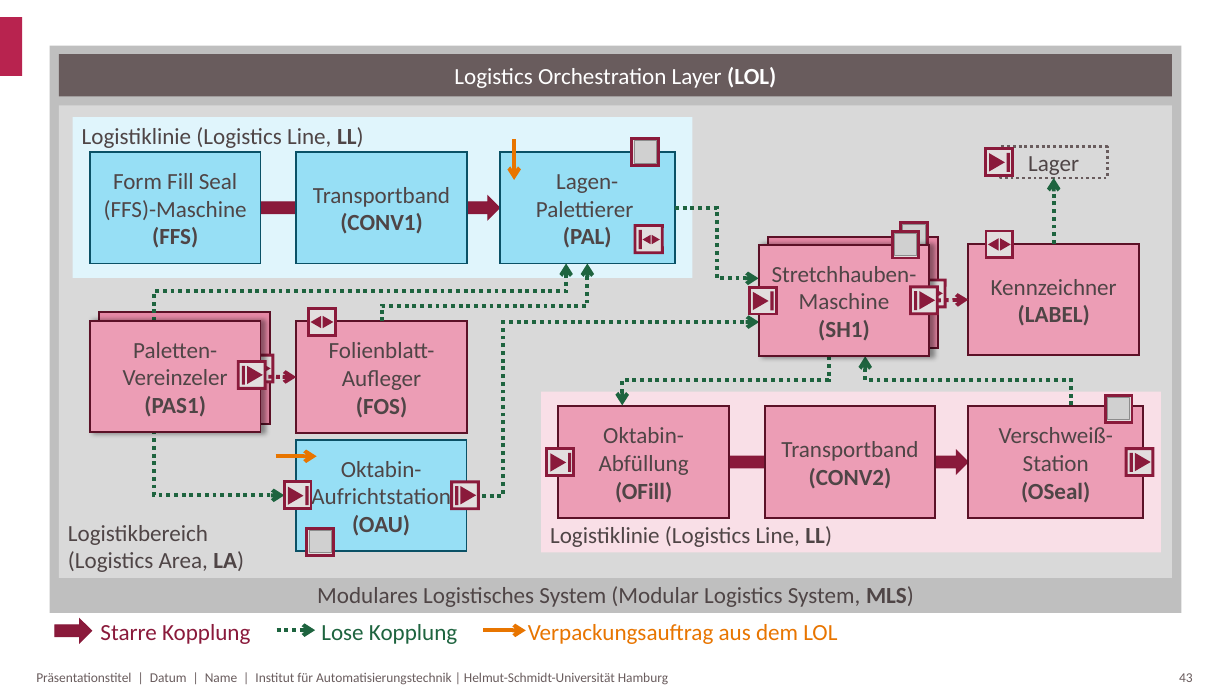
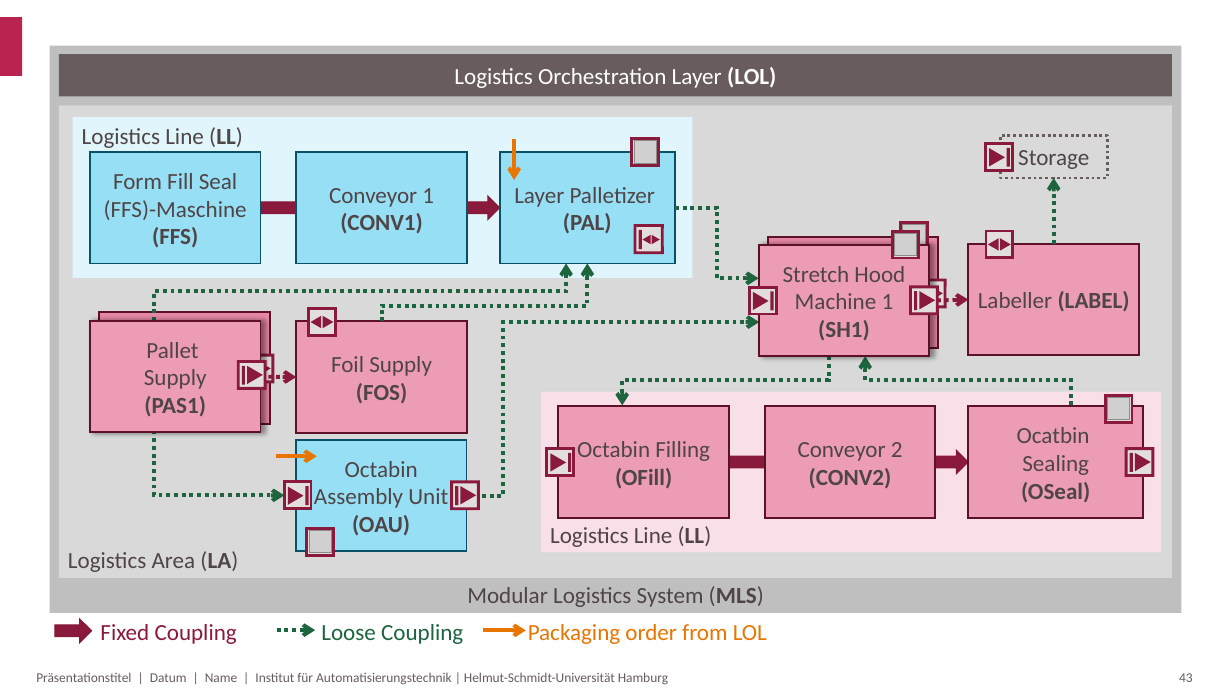
Before and after one commit to Blumi102/MTP4Logistics, a slide deck: slide 44 of Images/Abbildungen.pptx. Drawn at 1232x693 pixels with LibreOffice and Linux fonts; fonts in the diff are those of the drawing; grey boxes stand for pictures; background and template pictures are left out. Boxes give left, top, right and bottom in pixels: in the first picture for what was removed or moved away, otherwise in the second. Text is boxed around its words. In the diff, an @@ line names an element or a change of style, - is before the commit and + after.

```diff
--- a/Images/Abbildungen.pptx
+++ b/Images/Abbildungen.pptx
@@ rectangle added at (49,45,1181,651), fill #FFFFFF @@
@@ text in rectangle at (82,127,243,148): text changed @@
-Logistiklinie (Logistics Line, LL)
+Logistics Line (LL)
@@ 2 rectangles, 1 triangle: place and size @@
-2 rectangles, 1 triangle at (986,149,1013,176)
+2 rectangles, 1 triangle at (986,143,1013,170)
@@ rectangle "Storage": place and size @@
-rectangle "Storage" at (1000,147,1107,178)
+rectangle "Storage" at (1000,136,1107,178)
@@ text in rectangle at (1018,150,1089,169): text changed @@
-Lager
+Storage
@@ text in rectangle at (329,188,434,233): text changed @@
-Transportband (CONV1)
+Conveyor 1 (CONV1)
@@ text in rectangle at (514,187,655,207): text changed @@
-Lagen-
-Palettierer
+Layer Palletizer
@@ text in rectangle at (783,266,905,309): text changed @@
-Stretchhauben-Maschine
+Stretch Hood Machine 1
@@ text in rectangle at (978,291,1130,311): text changed @@
-Kennzeichner (LABEL)
+Labeller (LABEL)
@@ text in rectangle at (144,342,207,389): text changed @@
-Paletten-Vereinzeler
+Pallet
+Supply
@@ text in rectangle at (331,356,432,376): text changed @@
-Folienblatt-Aufleger
+Foil Supply
@@ text in rectangle at (577,441,710,461): text changed @@
-Oktabin-
-Abfüllung
+Octabin Filling
@@ text in rectangle at (798,442,903,489): text changed @@
-Transportband (CONV2)
+Conveyor 2 (CONV2)
@@ text in rectangle at (1017,427,1090,475): text changed @@
-Verschweiß-Station
+Ocatbin
+Sealing
@@ text in rectangle at (314,461,448,508): text changed @@
-Oktabin-Aufrichtstation
+Octabin Assembly Unit
@@ text in rectangle at (550,526,712,547): text changed @@
-Logistiklinie (Logistics Line, LL)
+Logistics Line (LL)
@@ text in rectangle at (68,551,238,572): text changed @@
-Logistikbereich
-(Logistics Area, LA)
+Logistics Area (LA)
@@ text in rectangle at (467,586,764,607): text changed @@
-Modulares Logistisches System (Modular Logistics System, MLS)
+Modular Logistics System (MLS)
@@ text at (100,624,237,644): text changed @@
-Starre Kopplung
+Fixed Coupling
@@ text at (321,624,463,644): text changed @@
-Lose Kopplung
+Loose Coupling
@@ text at (528,624,767,644): text changed @@
-Verpackungsauftrag aus dem LOL
+Packaging order from LOL
```
Also in this commit, not shown: 4 other slides changed, 35 other files.
